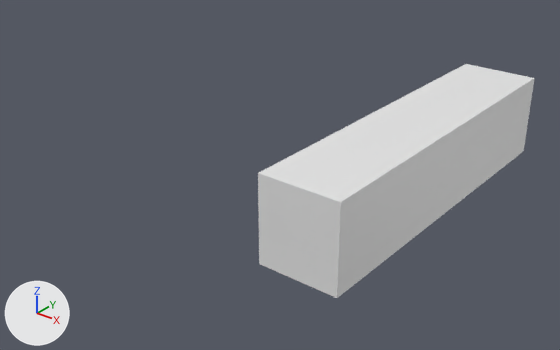
The Blender file keychain_01FafaKumah_v01.blend, before and after one commit.
Both versions are drawn from a camera (50 mm lens) standing at (4.99, -9.38, 5.48) and looking at (-2.59, 0.1, -0.4). Lighting does not change. The marker at lower left points along +X, +Y and +Z. The older version comes first.
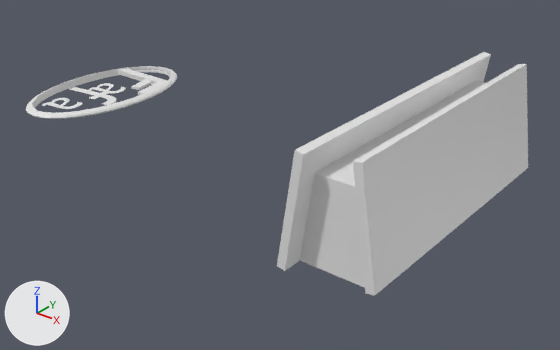
Commit message: KitKat (Unfinished slab/Imprint)

Location of each change, (x1, y1, x2, y2) in pixels of the pictures (560 x 350 px):
'Diagonal1', added: after (353, 64, 528, 296)
'Cube.006', reshaped, moved, rescaled: before (258, 64, 535, 216); after (313, 81, 485, 201)
'Diagonal1.001', added: after (277, 52, 491, 271)
'Cube', reshaped, moved, rescaled: before (259, 138, 526, 298); after (300, 244, 365, 288)
'Cube.005', reshaped, moved, rescaled: before (258, 89, 533, 233); after (310, 185, 358, 218)
'Cube.004', reshaped, moved, rescaled: before (258, 108, 530, 257); after (306, 208, 361, 243)
'Cube.001', reshaped, moved, rescaled: before (259, 126, 527, 281); after (302, 230, 363, 268)
'Cube.003', moved, rescaled: before (258, 101, 531, 241); after (309, 201, 359, 226)
'Cube.002', moved, rescaled: before (259, 120, 528, 265); after (305, 223, 362, 252)
'Sphere', added: after (26, 66, 177, 119)
'Cube.007', added: after (118, 69, 171, 84)
'Text.001', added: after (70, 87, 116, 105)
'Text.002', added: after (42, 98, 82, 109)
'Text', added: after (89, 83, 126, 93)
'Cube.009', added: after (131, 80, 151, 90)
'Cube.008', added: after (138, 82, 163, 96)

The change, as a diff of the scene's bpy script:
```diff
--- a/keychain_01FafaKumah_v01.blend.py
+++ b/keychain_01FafaKumah_v01.blend.py
@@ me_cube @@
 # used by ob_cube; location = (0.0, 0.0, 0.13); scale = (0.618, 2.81, 0.126)
-me_cube.from_pydata(...)  # 8 vertices, 6 faces; spans x -1.0..1.0, y -1.0..1.0, z -1.0..1.0
+me_cube.from_pydata(...)  # 8 vertices, 6 faces; spans x -0.94..0.81, y -1.0..1.0, z -1.0..1.0
+# me_cube part 1: the whole mesh is rebuilt
 me_cube.materials.append(mat_material)
@@ me_cube_001 @@
 # used by ob_cube_001; location = (0.0, 0.0, 0.36); scale = (0.618, 2.81, 0.112)
-me_cube_001.from_pydata(...)  # 8 vertices, 6 faces; spans x -1.0..1.0, y -1.0..1.0, z -1.0..1.0
+me_cube_001.from_pydata(...)  # 8 vertices, 6 faces; spans x -0.88..0.75, y -1.0..1.0, z -1.0..1.0
+# me_cube_001 part 2: the whole mesh is rebuilt
 me_cube_001.materials.append(mat_material_001)
@@ me_cube_004 @@
 # used by ob_cube_004; location = (0.0, 0.0, 0.7); scale = (0.618, 2.81, 0.112)
-me_cube_004.from_pydata(...)  # 8 vertices, 6 faces; spans x -1.0..1.0, y -1.0..1.0, z -1.0..1.0
+me_cube_004.from_pydata(...)  # 8 vertices, 6 faces; spans x -0.79..0.66, y -1.0..1.0, z -1.0..1.0
+# me_cube_004 part 3: the whole mesh is rebuilt
 me_cube_004.materials.append(mat_material_004)
@@ me_cube_005 @@
 # used by ob_cube_005; location = (0.0, 0.0, 1.03); scale = (0.618, 2.81, 0.112)
-me_cube_005.from_pydata(...)  # 8 vertices, 6 faces; spans x -1.0..1.0, y -1.0..1.0, z -1.0..1.0
+me_cube_005.from_pydata(...)  # 8 vertices, 6 faces; spans x -0.71..0.58, y -1.0..1.0, z -1.0..1.0
+# me_cube_005 part 4: the whole mesh is rebuilt
 me_cube_005.materials.append(mat_material_005)
@@ me_cube_006 @@
 # used by ob_cube_006; location = (0.0, 0.0, 1.23); scale = (0.618, 2.81, 0.089)
-me_cube_006.from_pydata(...)  # 8 vertices, 6 faces; spans x -1.0..1.0, y -1.0..1.0, z -1.0..1.0
+me_cube_006.from_pydata(...)  # 8 vertices, 6 faces; spans x -0.65..0.52, y -1.0..1.0, z -1.0..1.0
+# me_cube_006 part 5: the whole mesh is rebuilt
 me_cube_006.materials.append(mat_material_006)
@@ txt_text_002 @@
+txt_text_002 = bpy.data.curves.new('Text.002', 'FONT')
+txt_text_002.body = 'f'
@@ ob_cube @@
 ob_cube = bpy.data.objects.new('Cube', me_cube)
-ob_cube.location = (0.0, 0.0, 0.13)
-ob_cube.scale = (0.618, 2.81, 0.126)
+ob_cube.location = (0.3, -0.14, 0.11)
+ob_cube.scale = (0.618, 2.23, 0.136)
@@ ob_cube_001 @@
 ob_cube_001 = bpy.data.objects.new('Cube.001', me_cube_001)
-ob_cube_001.location = (0.0, 0.0, 0.36)
-ob_cube_001.scale = (0.618, 2.81, 0.112)
+ob_cube_001.location = (0.3, -0.14, 0.36)
+ob_cube_001.scale = (0.618, 2.23, 0.112)
@@ ob_cube_002 @@
 ob_cube_002 = bpy.data.objects.new('Cube.002', me_cube_002)
-ob_cube_002.location = (0.0, 0.0, 0.53)
-ob_cube_002.scale = (0.618, 2.81, 0.0569)
+ob_cube_002.location = (0.3, -0.14, 0.53)
+ob_cube_002.scale = (0.618, 2.23, 0.0569)
@@ ob_cube_003 @@
 ob_cube_003 = bpy.data.objects.new('Cube.003', me_cube_003)
-ob_cube_003.location = (0.0, 0.0, 0.86)
-ob_cube_003.scale = (0.618, 2.81, 0.0569)
+ob_cube_003.location = (0.3, -0.14, 0.86)
+ob_cube_003.scale = (0.618, 2.23, 0.0569)
@@ ob_cube_004 @@
 ob_cube_004 = bpy.data.objects.new('Cube.004', me_cube_004)
-ob_cube_004.location = (0.0, 0.0, 0.7)
-ob_cube_004.scale = (0.618, 2.81, 0.112)
+ob_cube_004.location = (0.3, -0.14, 0.7)
+ob_cube_004.scale = (0.618, 2.23, 0.112)
@@ ob_cube_005 @@
 ob_cube_005 = bpy.data.objects.new('Cube.005', me_cube_005)
-ob_cube_005.location = (0.0, 0.0, 1.03)
-ob_cube_005.scale = (0.618, 2.81, 0.112)
+ob_cube_005.location = (0.3, -0.14, 1.03)
+ob_cube_005.scale = (0.618, 2.23, 0.112)
@@ ob_cube_006 @@
 ob_cube_006 = bpy.data.objects.new('Cube.006', me_cube_006)
-ob_cube_006.location = (0.0, 0.0, 1.23)
-ob_cube_006.scale = (0.618, 2.81, 0.089)
+ob_cube_006.location = (0.3, -0.14, 1.23)
+ob_cube_006.scale = (0.618, 2.23, 0.089)
@@ ob_text_001 @@
+ob_text_001 = bpy.data.objects.new('Text.001', txt_text_002)
+ob_text_001.location = (-7.9, 0.04, 0.1)
+ob_text_001.rotation_euler = (0.0, 0.0, -1.454)  # degrees (0, 0, -83)
+ob_text_001.scale = (1.97, 1.95, 1.83)
@@ ob_diagonal1_001 @@
+ob_diagonal1_001 = bpy.data.objects.new('Diagonal1.001', me_cube_016)  # a box spanning x -1.0..1.0, y -1.0..1.0, z -1.0..1.0
+ob_diagonal1_001.location = (-0.22, -0.14, 0.85)
+ob_diagonal1_001.rotation_euler = (0.0, 0.158, 0.0)  # degrees (0, 9.1, 0)
+ob_diagonal1_001.scale = (-0.0674, 2.55, 0.877)
@@ ob_diagonal1 @@
+ob_diagonal1 = bpy.data.objects.new('Diagonal1', me_cube_016.copy())
+ob_diagonal1.location = (0.74, -0.11, 0.84)
+ob_diagonal1.rotation_euler = (0.0, -0.158, 0.0)  # degrees (0, -9.1, 0)
+ob_diagonal1.scale = (0.0662, 2.35, 0.872)
@@ ob_text_002 @@
+ob_text_002 = bpy.data.objects.new('Text.002', me_text_002)  # 174 vertices, 174 faces; spans x 0.026..0.411, y -0.009..0.458, z 0.0
+ob_text_002.location = (-7.8, -0.45, 0.02)
+ob_text_002.rotation_euler = (0.0, 0.0, -1.486)  # degrees (0, 0, -85)
+ob_text_002.scale = (1.48, 1.51, 1.0)
@@ ob_text @@
+ob_text = bpy.data.objects.new('Text', me_text_002.copy())
+ob_text.location = (-7.8, 0.68, 0.02)
+ob_text.rotation_euler = (0.0, 0.0, -1.486)  # degrees (0, 0, -85)
+ob_text.scale = (1.42, 1.51, 1.0)
@@ ob_cube_009 @@
+ob_cube_009 = bpy.data.objects.new('Cube.009', me_cube_016.copy())
+ob_cube_009.location = (-6.98, 0.95, 0.06)
+ob_cube_009.rotation_euler = (0.0, 0.0, 1.792)  # degrees (0, 0, 103)
+ob_cube_009.scale = (0.255, -0.0972, 0.025)
@@ ob_cube_008 @@
+ob_cube_008 = bpy.data.objects.new('Cube.008', me_cube_016.copy())
+ob_cube_008.location = (-6.57, 0.84, 0.08)
+ob_cube_008.rotation_euler = (0.0, 0.0, 1.792)  # degrees (0, 0, 103)
+ob_cube_008.scale = (0.358, -0.0984, 0.036)
@@ ob_cube_007 @@
+ob_cube_007 = bpy.data.objects.new('Cube.007', me_cube_016.copy())
+ob_cube_007.location = (-7.27, 1.26, 0.07)
+ob_cube_007.scale = (0.723, -0.0991, 0.0483)
@@ ob_sphere @@
+ob_sphere = bpy.data.objects.new('Sphere', me_sphere)  # 497 vertices, 396 faces; spans x -1.0..1.0, y -1.0..1.0, z -0.5..0.47
+ob_sphere.location = (-7.27, 0.21, 0.07)
+ob_sphere.scale = (1.03, 1.79, 0.155)
```
